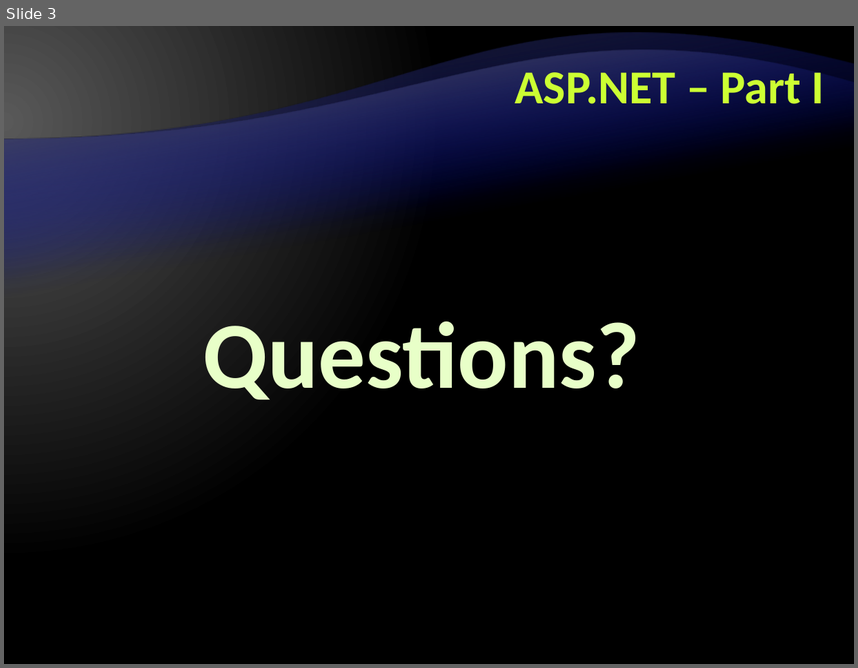
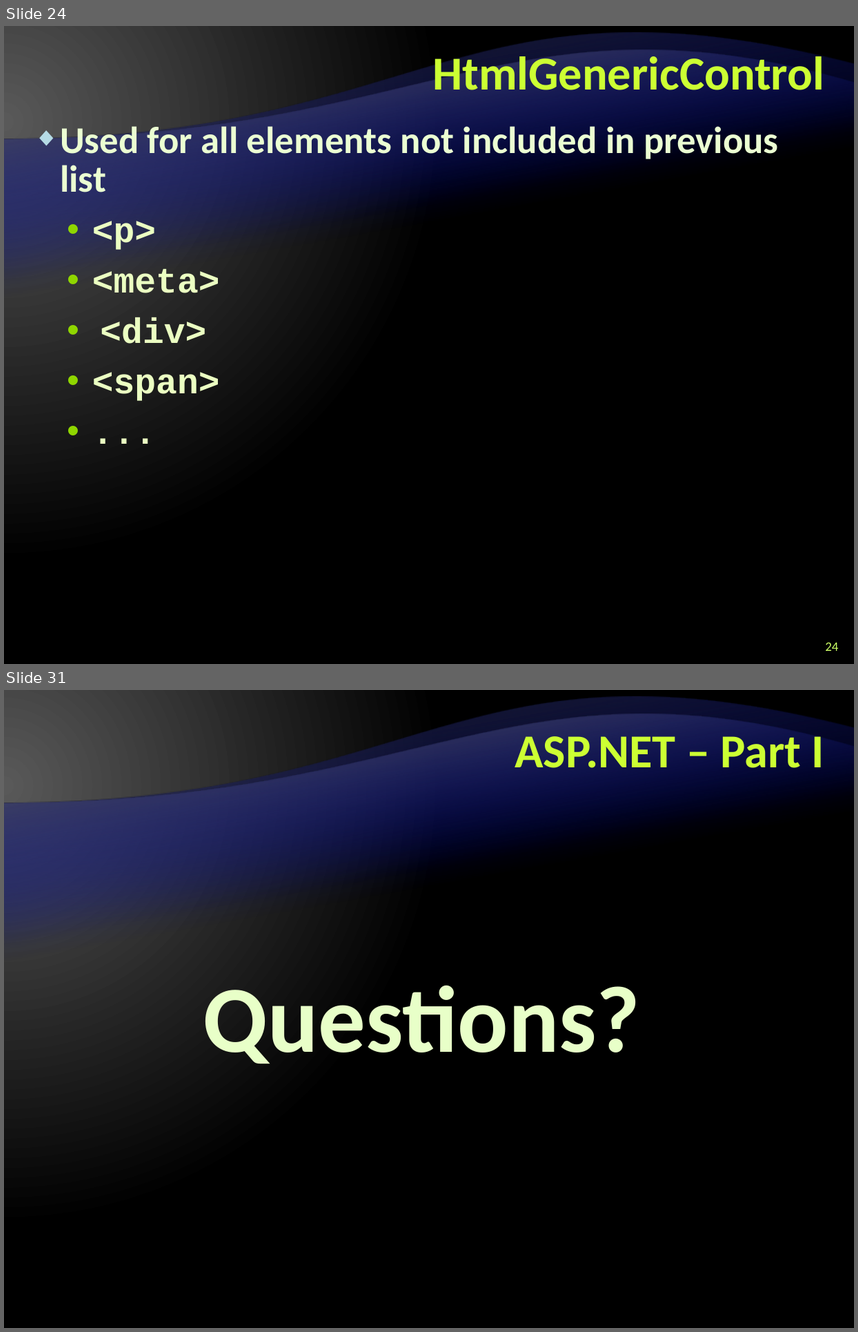
Before and after one commit to Graveheart/aspnetcourse, a slide deck: lectures/8. ASP.NET – Part I.pptx. Shown one above the other, each under a label of ours: slide 3 before the commit, slides 24 and 31 after it; the slides between them are not shown. The pictures are 858x668 and 858x1332 pixels, drawn with LibreOffice and Linux fonts; fonts in the diff are those of the drawing; background and template pictures are left out. Boxes give left, top, right and bottom in pixels: in the first picture for what was removed or moved away, otherwise in the second. Text is boxed around its words. In the diff, an @@ line names an element or a change of style, - is before the commit and + after.

```diff
--- a/lectures/8. ASP.NET – Part I.pptx
+++ b/lectures/8. ASP.NET – Part I.pptx
@@ slide 24 added at [4,26,854,664], background gradient #595959 to #000000; not listed: 2 template elements that a slide beside it also shows @@
@@ title added at [432,50,824,90], 40 pt, text #CCFF33, bold @@
+HtmlGenericControl
@@ text added at [60,121,779,401], 32 pt, text #EBFFD2, bold @@
+◆ Used for all elements not included in previous list
+  • <p>
+  • <meta>
+  • <div>
+  • <span>
+  • ...
@@ page number added at [825,642,838,650], 11 pt, text #CCFF66 @@
+24
@@ what was slide 3 is now slide 31 @@
```
Also in this commit, not shown: 2 slides changed, 28 other slides added.
